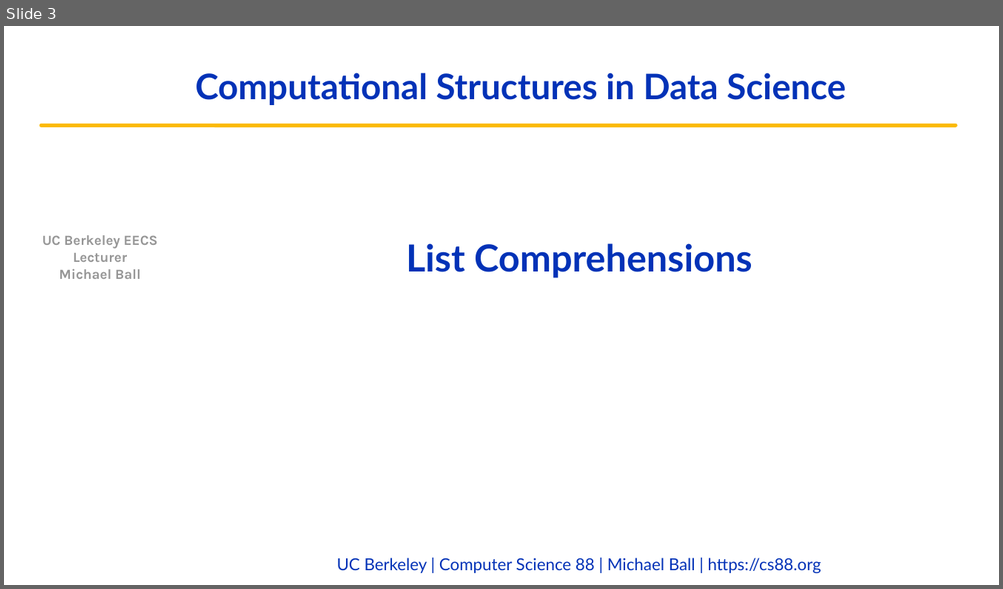
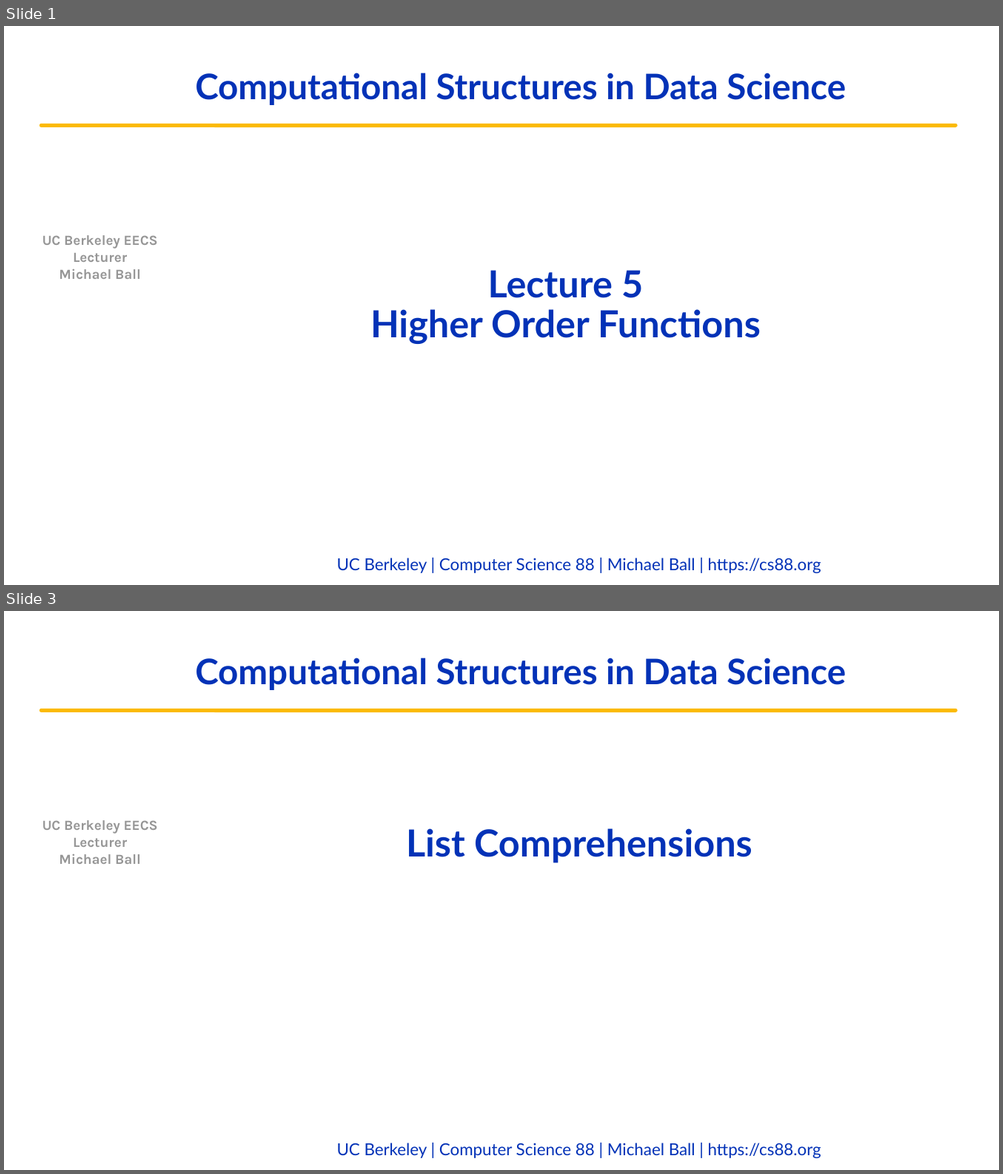
Before and after one commit to cs88-website/fa22, a slide deck: assets/slides/fa22/05-HOFs.pptx. Shown one above the other, each under a label of ours: slide 3 before the commit, slides 1 and 3 after it; the slides between them are not shown. The pictures are 1003x589 and 1003x1174 pixels, drawn with LibreOffice and Linux fonts; fonts in the diff are those of the drawing; background and template pictures are left out. Boxes give left, top, right and bottom in pixels: in the first picture for what was removed or moved away, otherwise in the second. Text is boxed around its words. In the diff, an @@ line names an element or a change of style, - is before the commit and + after.

```diff
--- a/assets/slides/fa22/05-HOFs.pptx
+++ b/assets/slides/fa22/05-HOFs.pptx
@@ slide 1 added at (4,26,999,585), background #FFFFFF; not listed: 4 template elements that a slide beside it also shows @@
@@ title added at (370,270,760,344), 36 pt, text #0332B7, bold @@
+Lecture 5
+Higher Order Functions
```
Also in this commit, not shown: 1 slide changed, 1 slide removed, 3 other files.
